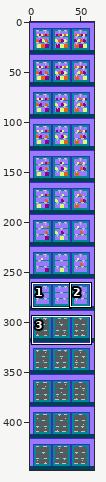
Edited in one commit: sprite sheet (resources/img/rooms/freezer_base.png). Above, an overview of the earlier version with the close-up marked.
Close-up. Before:
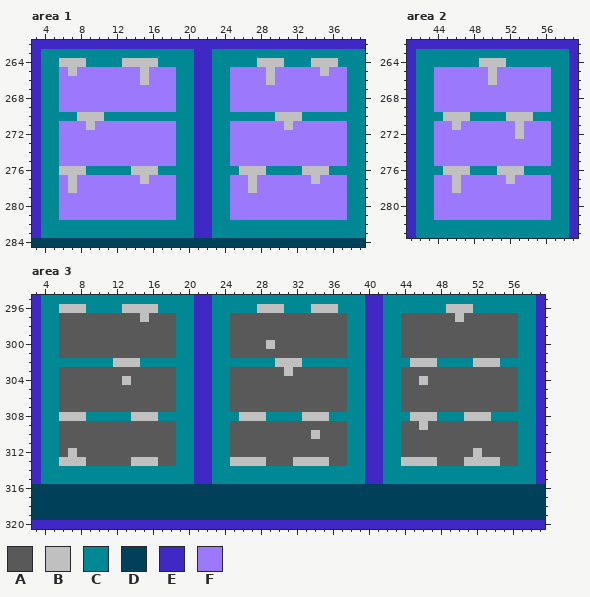
The file is 64x448 pixels. Shown: area 1: x 3..39, y 262..284; area 2: x 41..59, y 262..283; area 3: x 3..59, y 295..320. The commit also changed other parts of the picture, which this record leaves out.
Palette (. is transparent): A #595959  B #c1c0c1  C #008894  D #004058  E #4028c4  F #9c78fc
The result:
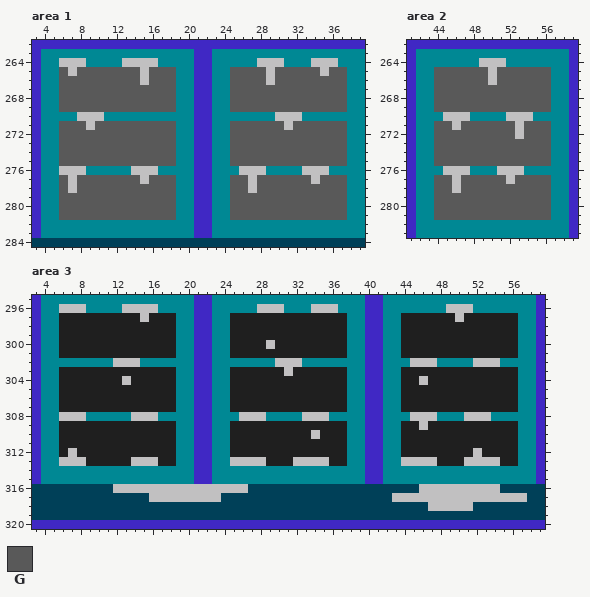
Colours new in this view: G #595959
The edit:
Colour A changes from #595959 to #1f1f1f.
Area 1:
Colour G replaces colour F in row 265 at x 6, 8 to 14, 16 to 18, 25 to 28, 30 to 34 and 36 to 37; in row 266 at x 6 to 14, 16 to 18, 25 to 28 and 30 to 37; in rows 267 to 269 at x 6 to 18 and 25 to 37; in row 271 at x 6 to 8, 10 to 18, 25 to 30 and 32 to 37; in rows 272 to 275 at x 6 to 18 and 25 to 37; in row 277 at x 6, 8 to 14, 16 to 18, 25 to 26, 28 to 33 and 35 to 37.
Colour G replaces colour F in row 278 at x 6, 8 to 18, 25 to 26 and 28 to 37; in rows 279 to 281 at x 6 to 18 and 25 to 37.
Area 2:
Colour G replaces colour F in rows 265 to 266 at x 44 to 49 and 51 to 56; in rows 267 to 269 at x 44 to 56; in row 271 at x 44 to 45, 47 to 52 and 54 to 56; in row 272 at x 44 to 52 and 54 to 56; in rows 273 to 275 at x 44 to 56; in row 277 at x 44 to 45, 47 to 51 and 53 to 56.
Colour G replaces colour F in row 278 at x 44 to 45 and 47 to 56; in rows 279 to 281 at x 44 to 56.
Area 3:
Colour B replaces colour D in row 316 at x 12 to 26 and 46 to 54; in row 317 at x 16 to 23 and 43 to 57; in row 318 at x 47 to 51.
Pixel boxes of the changes (left, top, right, bottom) in both close-ups:
changed: (59, 67, 176, 220)
changed: (230, 67, 347, 220)
changed: (434, 67, 551, 220)
changed: (59, 313, 347, 502)
changed: (392, 313, 527, 511)
